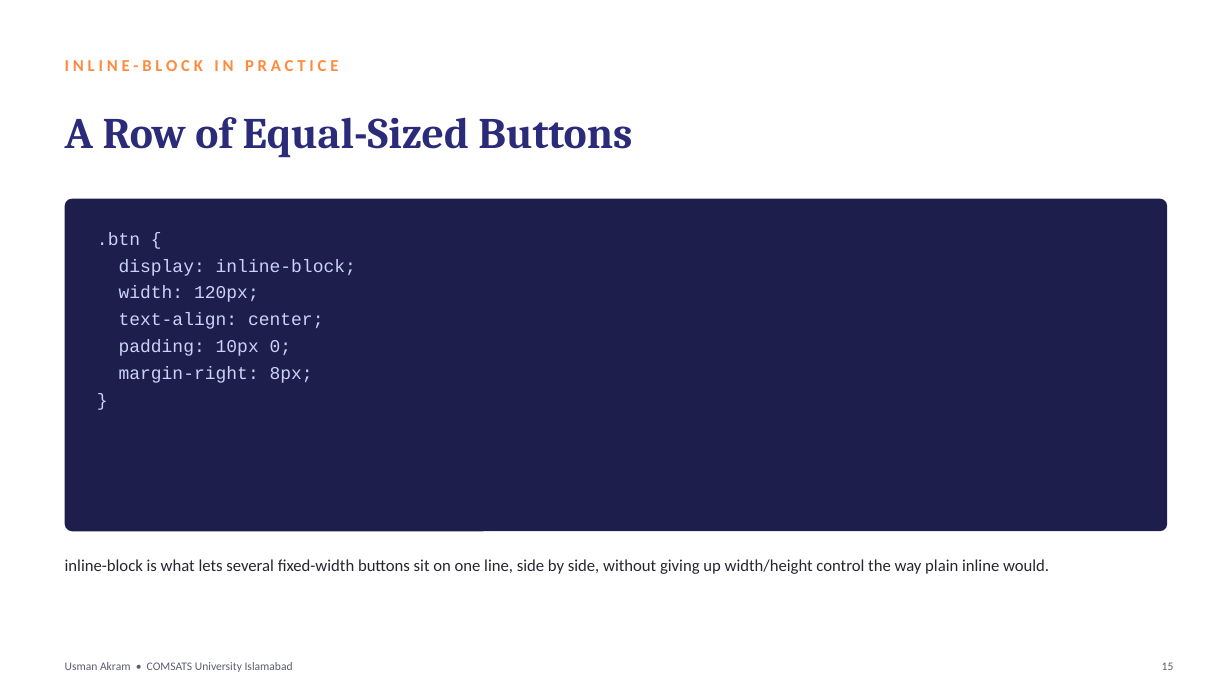
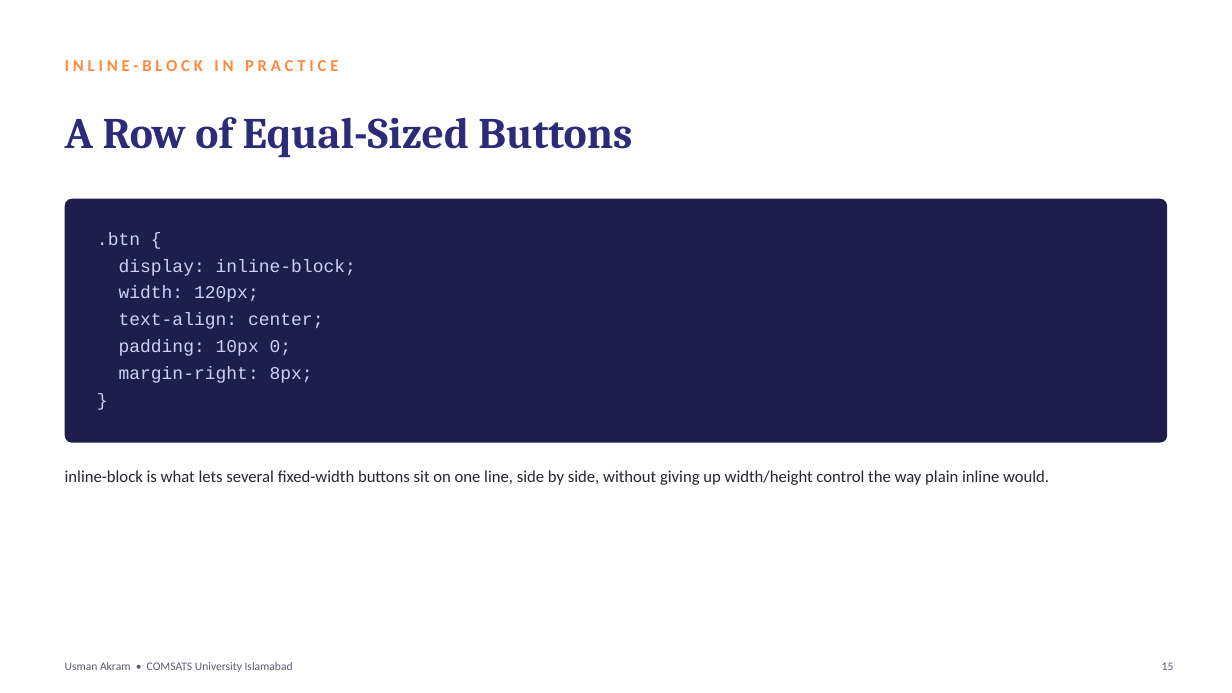
Before and after one commit to mua22/mern-web-book, a slide deck: slide 15 of slides/CSC336-Lecture-06-CSS-Box-Model-and-Display.pptx. Drawn at 1232x693 pixels with LibreOffice and Linux fonts; fonts in the diff are those of the drawing. Boxes give left, top, right and bottom in pixels: in the first picture for what was removed or moved away, otherwise in the second. Text is boxed around its words. In the diff, an @@ line names an element or a change of style, - is before the commit and + after.

```diff
--- a/slides/CSC336-Lecture-06-CSS-Box-Model-and-Display.pptx
+++ b/slides/CSC336-Lecture-06-CSS-Box-Model-and-Display.pptx
@@ rounded rectangle: place and size @@
-rounded rectangle at (65, 199, 1167, 531)
+rounded rectangle at (65, 199, 1167, 443)
@@ rounded rectangle at (65, 199, 1167, 443): proportions changed @@
@@ text "inline-block is what lets several ...": place and size @@
-text "inline-block is what lets several ..." at (65, 559, 1049, 574)
+text "inline-block is what lets several ..." at (65, 470, 1049, 485)
```
Also in this commit, not shown: 7 other slides changed, 2 other files.
